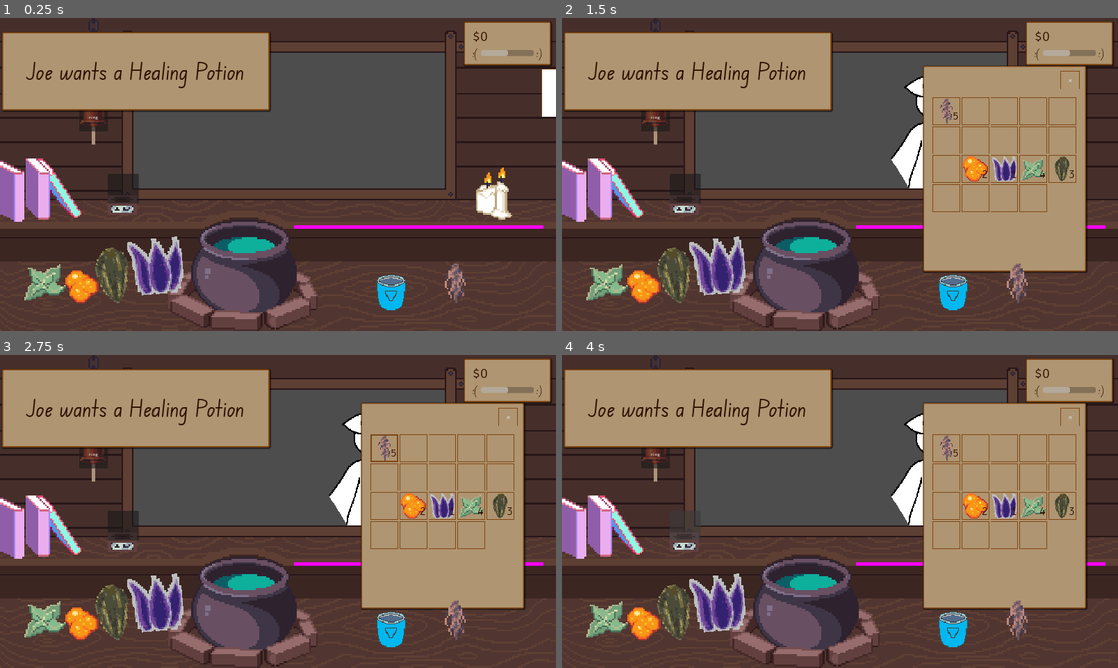
Above: before the commit, frames 1-4 (two rows, left to right).
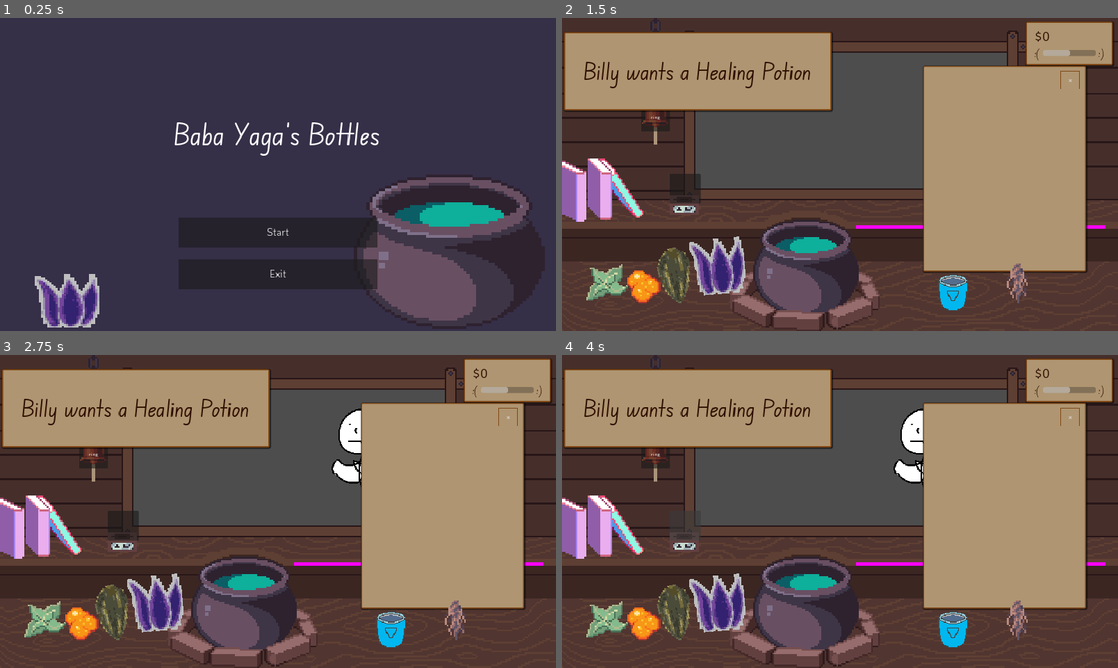
Above: after the commit, the same moments.

Repository: HuskyGameDev/2024s-team3
Game: Godot game, scene res://Scenes/UI/Title.tscn
Two runs of this game, one before a commit and one after it. Both use one fixed random seed, a clock stepped at 60 frames per second and the inputs below. Before the commit the project starts from res://Scenes/Screens/Main.tscn.
Inputs (mouse positions are in pixels of both pictures, inside the frame that each line leads up to):
- Up to frame 1 (0.25 s): no input
- Up to frame 2 (1.5 s): click (840, 233) at 0.5 s, where only the run after the commit has a clickable "Start"; click (1112, 93) at 1.25 s
- Up to frame 3 (2.75 s): click (383, 448) at 2.02 s
- Up to frame 4 (4 s): click (973, 448) at 2.77 s; click (684, 527) at 3.5 s

The runs differ from the first frame. In frame 1, 94% of the frame differs, in the area x 0-100%, y 0-100%; in frame 2, 3.5%; in frame 3, 3.7%; in frame 4, 3.7%.

Commit message:
add basic title scene

Diff:
--- a/Scenes/UI/Drawer.tscn
+++ b/Scenes/UI/Drawer.tscn
@@ -30,6 +30,7 @@
 grow_vertical = 2
 
 [node name="M" type="MarginContainer" parent="Background"]
+visible = false
 layout_mode = 2
 theme_override_constants/margin_left = 19
 theme_override_constants/margin_top = 11
--- /dev/null
+++ b/Scenes/UI/Title.gd
@@ -0,0 +1,22 @@
+extends Control
+var main_scene = preload("res://Scenes/Screens/Main.tscn").instantiate()
+
+# Called when the node enters the scene tree for the first time.
+func _ready():
+	pass # Replace with function body.
+
+
+# Called every frame. 'delta' is the elapsed time since the previous frame.
+func _process(delta):
+	pass
+
+
+func _on_button_pressed():
+	get_tree().get_root().add_child(main_scene)
+	get_tree().change_scene_to_packed(main_scene)
+	#get_tree().remove_child("/root/Title")
+	get_node("/root/Title").queue_free()
+
+
+func _on_exit_pressed():
+	get_tree().quit()
--- /dev/null
+++ b/Scenes/UI/Title.tscn
@@ -0,0 +1,74 @@
+[gd_scene load_steps=6 format=3 uid="uid://b07uv3myixv8r"]
+
+[ext_resource type="Script" path="res://Scenes/UI/Title.gd" id="1_l3u36"]
+[ext_resource type="FontFile" uid="uid://hv6s8x4ynyvt" path="res://Assets/Themes/Fonts/Journal.ttf" id="2_qmqlo"]
+[ext_resource type="Texture2D" uid="uid://1cavnjgart7f" path="res://Assets/Sprites/Cauldron.png" id="3_vw046"]
+[ext_resource type="Texture2D" uid="uid://dnynu6kp1nswf" path="res://Assets/Sprites/Ingredients/nightshade_petals.png" id="4_6xi80"]
+[ext_resource type="FontFile" uid="uid://b7v1xeoebsq10" path="res://Assets/Themes/Fonts/User_Interface.ttf" id="5_5yy0k"]
+
+[node name="Title" type="Control"]
+layout_mode = 3
+anchors_preset = 15
+anchor_right = 1.0
+anchor_bottom = 1.0
+grow_horizontal = 2
+grow_vertical = 2
+script = ExtResource("1_l3u36")
+
+[node name="ColorRect" type="ColorRect" parent="."]
+layout_mode = 1
+anchors_preset = 15
+anchor_right = 1.0
+anchor_bottom = 1.0
+grow_horizontal = 2
+grow_vertical = 2
+color = Color(0.211765, 0.184314, 0.282353, 1)
+
+[node name="RichTextLabel" type="RichTextLabel" parent="ColorRect"]
+layout_mode = 1
+anchors_preset = -1
+anchor_left = 0.308
+anchor_top = 0.311
+anchor_right = 0.693
+anchor_bottom = 0.437
+offset_left = 8.63995
+offset_top = 0.119965
+offset_right = -10.5601
+offset_bottom = 118.04
+theme_override_fonts/normal_font = ExtResource("2_qmqlo")
+theme_override_font_sizes/normal_font_size = 100
+text = "Baba Yaga's Bottles"
+fit_content = true
+
+[node name="Cauldron" type="Sprite2D" parent="."]
+position = Vector2(1568, 768)
+scale = Vector2(10.7917, 9.5)
+texture = ExtResource("3_vw046")
+
+[node name="NightshadePetals" type="Sprite2D" parent="."]
+position = Vector2(232, 976)
+scale = Vector2(7.20968, 5.75)
+texture = ExtResource("4_6xi80")
+
+[node name="Start" type="Button" parent="."]
+layout_mode = 0
+offset_left = 616.0
+offset_top = 688.0
+offset_right = 1304.0
+offset_bottom = 792.0
+theme_override_fonts/font = ExtResource("5_5yy0k")
+theme_override_font_sizes/font_size = 36
+text = "Start"
+
+[node name="Exit" type="Button" parent="."]
+layout_mode = 0
+offset_left = 616.0
+offset_top = 832.0
+offset_right = 1304.0
+offset_bottom = 936.0
+theme_override_fonts/font = ExtResource("5_5yy0k")
+theme_override_font_sizes/font_size = 36
+text = "Exit"
+
+[connection signal="pressed" from="Start" to="." method="_on_button_pressed"]
+[connection signal="pressed" from="Exit" to="." method="_on_exit_pressed"]
--- a/Scripts/main.gd
+++ b/Scripts/main.gd
@@ -4,6 +4,7 @@
 var IngredientScene = preload("res://Scenes/Ingredient.tscn")
 
 func _ready():
+
 	GameTime.end_of_day.connect(func(): get_tree().change_scene_to_file("res://Scenes/Screens/NightMenu.tscn"));
 	var drawer = get_node("Drawer-inventory")
 	var pedestal = get_node("Pedestal")
--- a/project.godot
+++ b/project.godot
@@ -11,7 +11,7 @@
 [application]
 
 config/name="Baba Yaga's Bottles"
-run/main_scene="res://Scenes/Screens/Main.tscn"
+run/main_scene="res://Scenes/UI/Title.tscn"
 config/features=PackedStringArray("4.2", "Forward Plus")
 config/icon="res://Assets/Sprites/icon.svg"
 
Not shown: 2 places in Scenes/Screens/Main.tscn that only renumber resources
